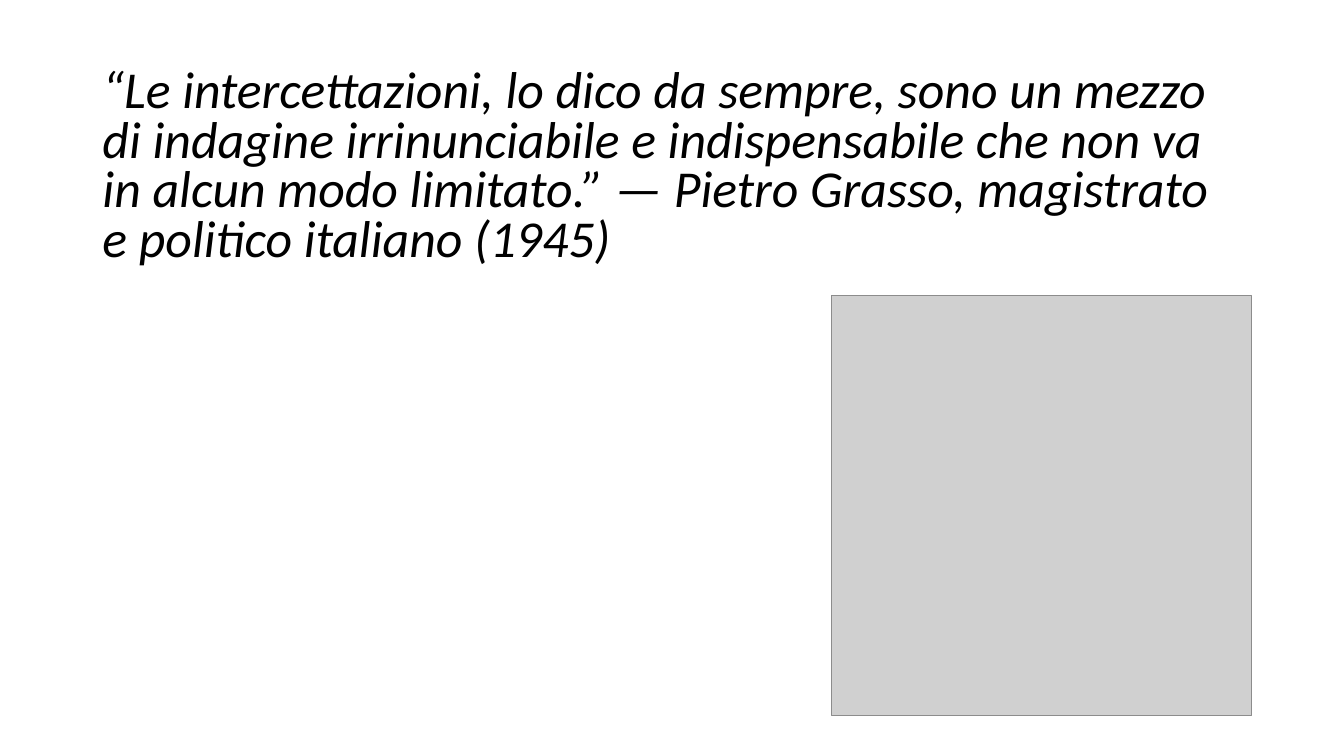
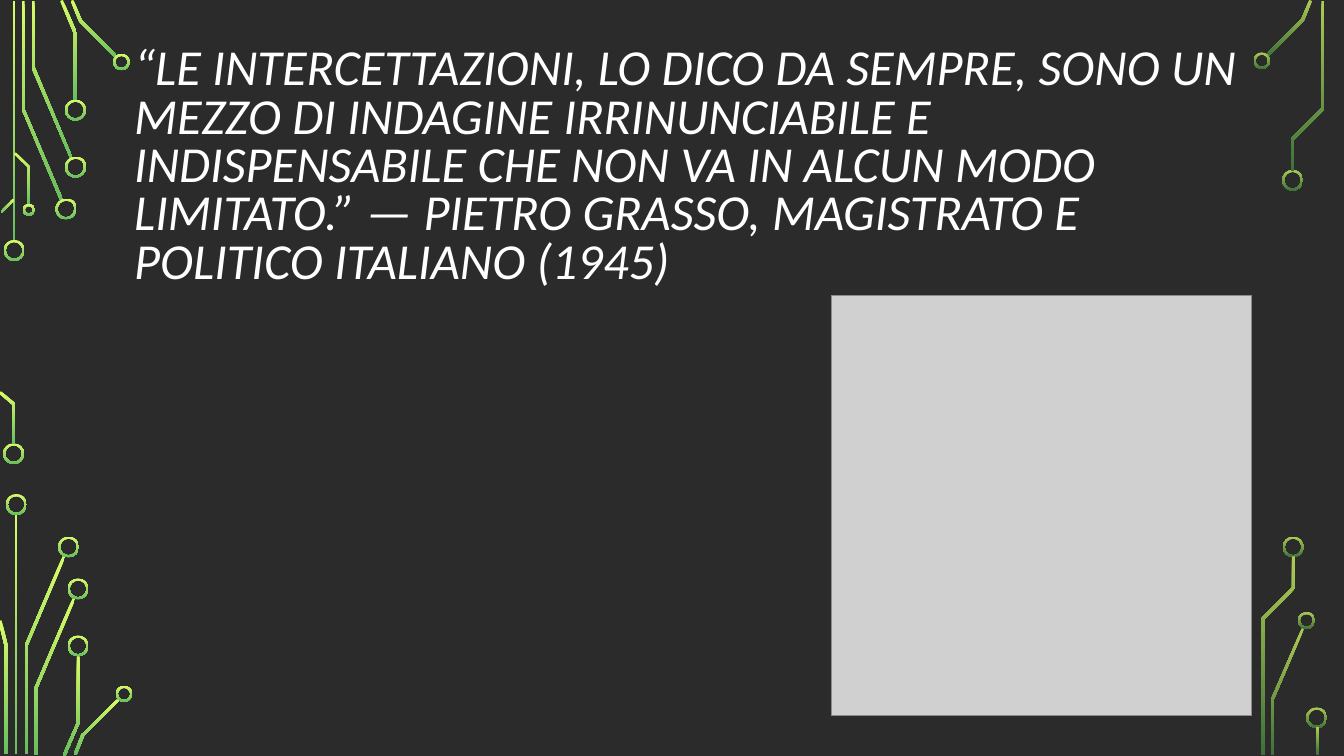
Before and after one commit to vinsan/TesiMagistrale, a slide deck: slide 2 of Le intercettazioni telefoniche in Android.odp. Drawn at 1344x756 pixels with LibreOffice and Linux fonts; fonts in the diff are those of the drawing; grey boxes stand for pictures; background and template pictures are left out; a plain dark background stands for a picture behind light text. Boxes give left, top, right and bottom in pixels: in the first picture for what was removed or moved away, otherwise in the second. Text is boxed around its words. In the diff, an @@ line names an element or a change of style, - is before the commit and + after.

```diff
--- a/Le intercettazioni telefoniche in Android.odp
+++ b/Le intercettazioni telefoniche in Android.odp
@@ background #FFFFFF to picture (left out) @@
@@ title at bbox=[134, 49, 1236, 286]: text changed; size 37 to 36 pt; text colour #000000 to #FFFFFF @@
-“Le intercettazioni, lo dico da sempre, sono un mezzo di indagine irrinunciabile e indispensabile che non va in alcun modo limitato.” — Pietro Grasso, magistrato e politico italiano (1945)
+“LE INTERCETTAZIONI, LO DICO DA SEMPRE, SONO UN MEZZO DI INDAGINE IRRINUNCIABILE E INDISPENSABILE CHE NON VA IN ALCUN MODO LIMITATO.” — PIETRO GRASSO, MAGISTRATO E POLITICO ITALIANO (1945)
@@ group added at bbox=[0, 0, 1328, 756]: 36 freeform shapes @@
```
Also in this commit, not shown: 9 other slides changed, 2 slides added, 2 slides removed.
